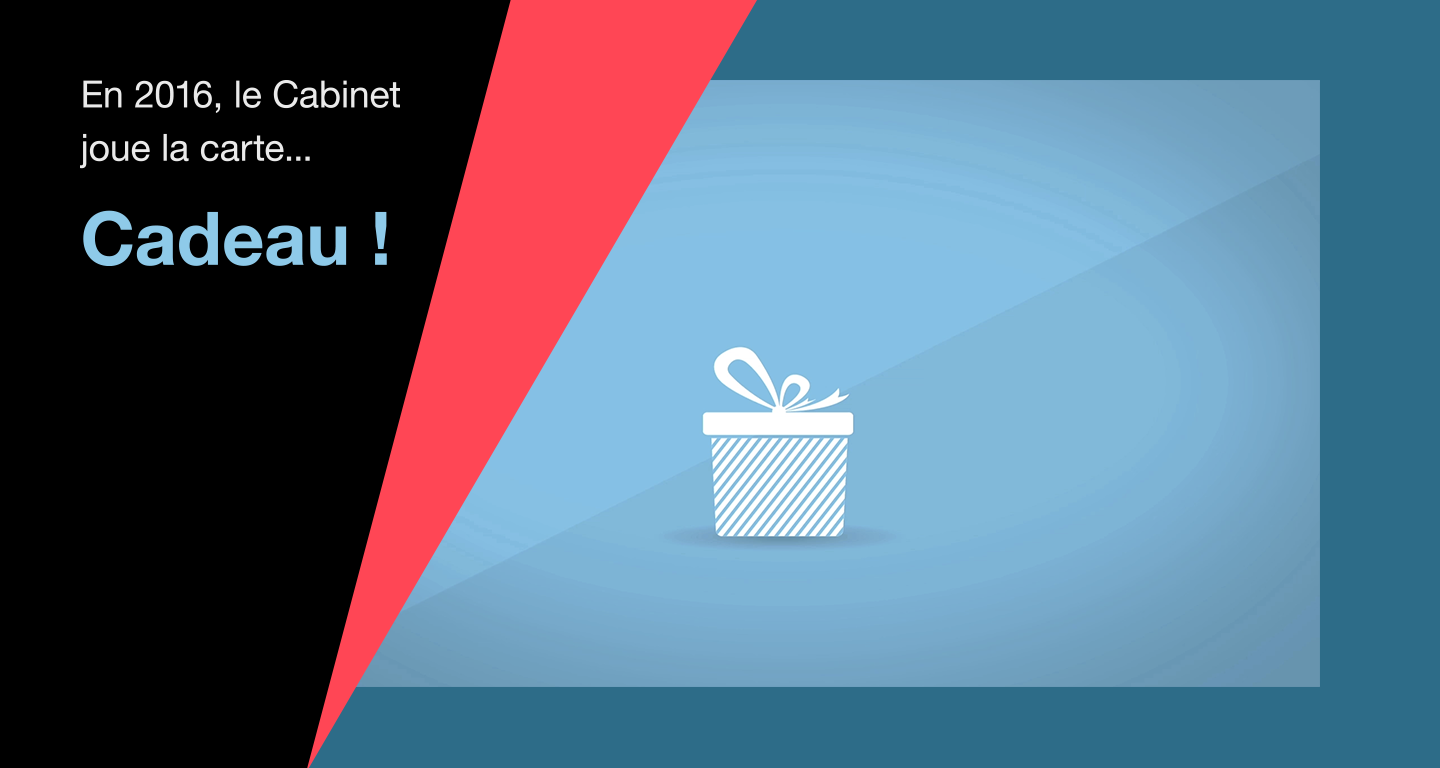
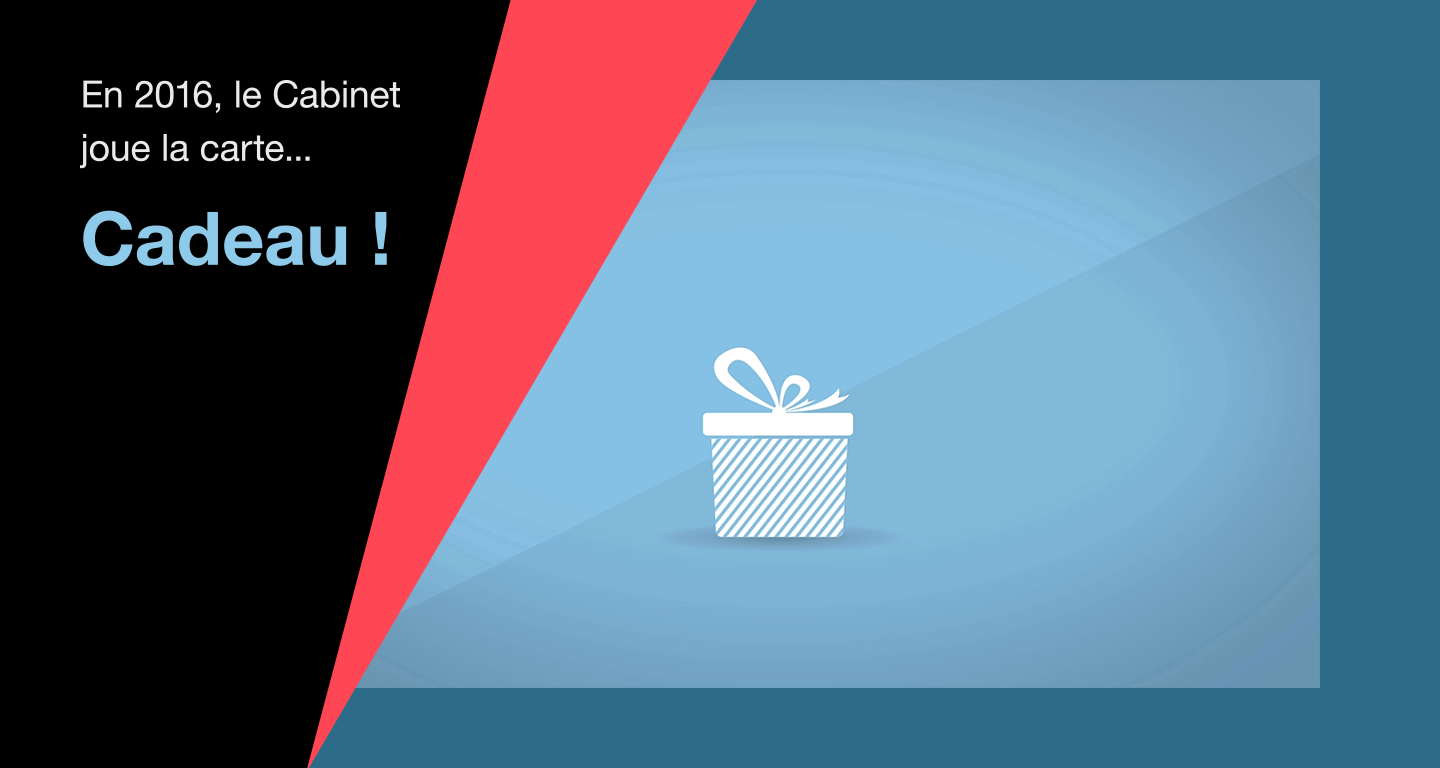
Layer changes from the first 1440×768 image to the second:
painted on "cadeau_animation" over (355, 85, 1320, 688)
